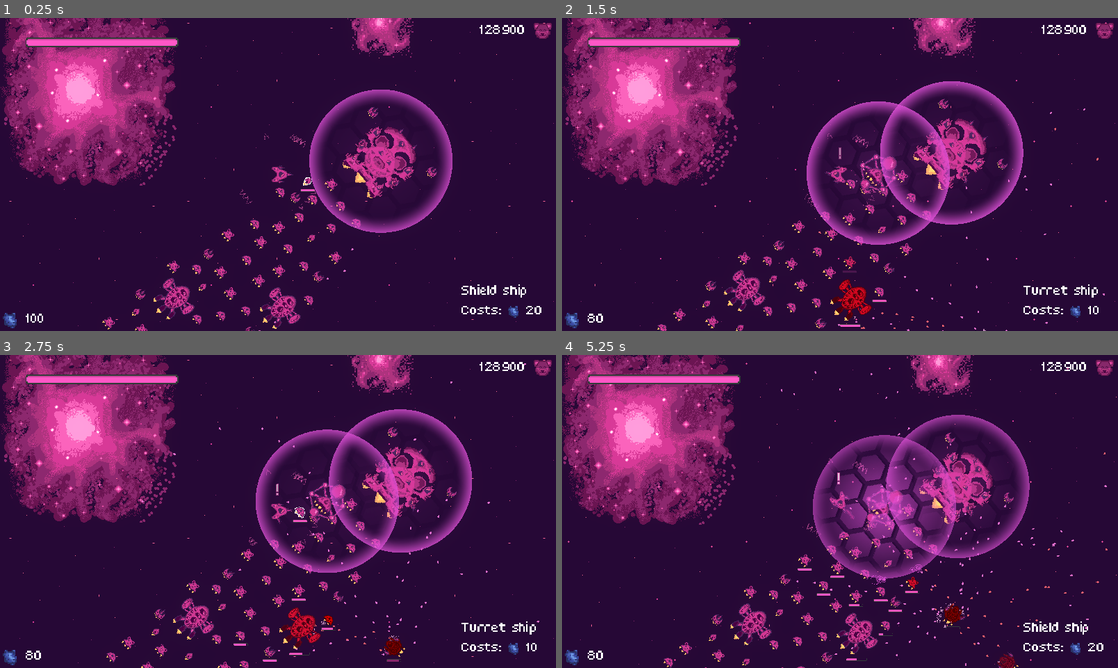
Above: before the commit, frames 1-4 (two rows, left to right).
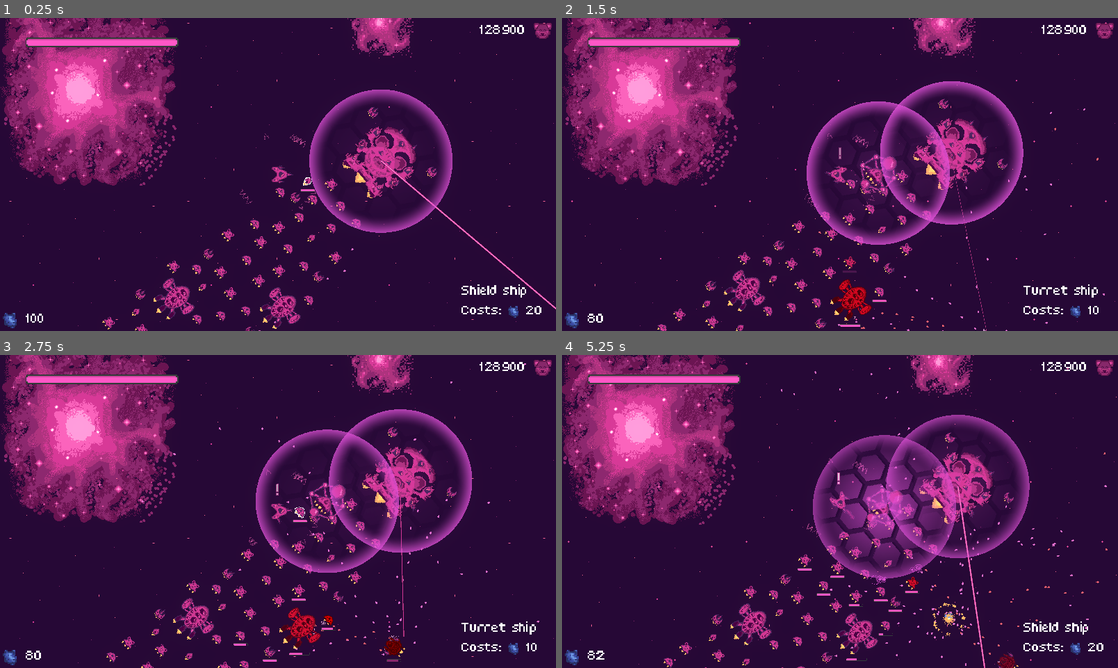
Above: after the commit, the same moments.

Repository: bear-minimum-studio/space-bear
Game: Godot game, scene res://Game.tscn
The game is run twice, just before and just after one commit, with the same random seed, the same clock (stepped at 60 frames per second) and the same inputs.
Inputs:
- Up to frame 1 (0.25 s): no input
- Up to frame 2 (1.5 s): tap Enter (upgrade) at 0.5 s; hold Right (turn_right) 0.53-1.28 s; hold X (cycle_selection) 0.53-1.28 s; hold Ctrl (brake) from 1.28 s (still down); tap Down (decelerate) at 1.35 s
- Up to frame 3 (2.75 s): release Ctrl (brake) at 2.03 s; hold Right (turn_right) from 2.03 s (still down); hold Space (fire) from 2.03 s (still down)
- Up to frame 4 (5.25 s): release Right (turn_right) at 2.78 s; release Space (fire) at 2.78 s; hold Up (accelerate) 2.78-3.53 s; tap C (follow_me) at 2.85 s; hold G (grappling_hook) 3.53-4.28 s; hold Left (turn_left) 3.53-5.03 s; tap X (cycle_selection) at 4.35 s; hold Ctrl (brake) from 5.03 s (still down); tap Down (decelerate) at 5.1 s

The runs differ from the first frame. In frame 1, 0.2% of the frame differs, in the area x 68-100%, y 45-94%; in frame 2, less than 0.1%; in frame 3, less than 0.1%; in frame 4, 0.6%, in the area x 6-81%, y 26-100%.

Commit message:
feat: Add auto laser turrer

Diff:
--- /dev/null
+++ b/AutoLaserTurret.gd
@@ -0,0 +1,18 @@
+@tool
+extends "res://npc/LaserTurret.gd"
+
+@export_range(0.0, 500.0, 10.0, "or_greater") var turret_range: float = 250.0 :
+	set(new_turret_range):
+		turret_range = new_turret_range
+		_update_range()
+
+@onready var collision_shape_2d = $CollisionShape2D
+
+func _ready():
+	_update_range()
+
+func _update_range():
+	if collision_shape_2d == null:
+		return
+
+	collision_shape_2d.shape.radius = turret_range
--- /dev/null
+++ b/npc/AutoLaserTurret.tscn
@@ -0,0 +1,18 @@
+[gd_scene load_steps=5 format=3 uid="uid://bh60yeou3xgj6"]
+
+[ext_resource type="PackedScene" uid="uid://cm3ncvh3kxqqm" path="res://npc/LaserTurret.tscn" id="1_yilav"]
+[ext_resource type="Script" path="res://AutoLaserTurret.gd" id="2_g4528"]
+[ext_resource type="PackedScene" uid="uid://gpyd1ijrs0dc" path="res://npc/AutoTurretBehavior.tscn" id="3_kqykd"]
+
+[sub_resource type="CircleShape2D" id="CircleShape2D_mh3tv"]
+radius = 250.0
+
+[node name="AutoLaserTurret" instance=ExtResource("1_yilav")]
+script = ExtResource("2_g4528")
+turret_range = 250.0
+
+[node name="CollisionShape2D" type="CollisionShape2D" parent="." index="0"]
+shape = SubResource("CircleShape2D_mh3tv")
+debug_color = Color(0, 0.6, 0.701961, 0.196078)
+
+[node name="AutoTurretBehavior" parent="." index="3" instance=ExtResource("3_kqykd")]
--- a/npc/AutoTurret.tscn
+++ b/npc/AutoTurret.tscn
@@ -13,5 +13,6 @@
 
 [node name="CollisionShape2D" type="CollisionShape2D" parent="." index="0"]
 shape = SubResource("CircleShape2D_7opnc")
+debug_color = Color(0.44687, 0.589995, 0.272933, 0.196078)
 
 [node name="AutoTurretBehavior" parent="." index="3" instance=ExtResource("3_ml1wp")]
--- a/npc/LaserTurret.tscn
+++ b/npc/LaserTurret.tscn
@@ -1,15 +1,8 @@
-[gd_scene load_steps=4 format=3 uid="uid://cm3ncvh3kxqqm"]
+[gd_scene load_steps=3 format=3 uid="uid://cm3ncvh3kxqqm"]
 
 [ext_resource type="PackedScene" uid="uid://q0w7bmvd5583" path="res://npc/AbstractTurret.tscn" id="1_clfbt"]
 [ext_resource type="Script" path="res://npc/LaserTurret.gd" id="2_bk67q"]
 
-[sub_resource type="CircleShape2D" id="CircleShape2D_yrtsj"]
-resource_local_to_scene = true
-radius = 250.0
-
 [node name="LaserTurret" instance=ExtResource("1_clfbt")]
 script = ExtResource("2_bk67q")
 laser_range = 300.0
-
-[node name="CollisionShape2D" parent="." index="0"]
-shape = SubResource("CircleShape2D_yrtsj")
--- a/npc/mother-ship/MotherShip.tscn
+++ b/npc/mother-ship/MotherShip.tscn
@@ -1,10 +1,11 @@
-[gd_scene load_steps=7 format=3 uid="uid://c1kn511h34n6d"]
+[gd_scene load_steps=8 format=3 uid="uid://c1kn511h34n6d"]
 
 [ext_resource type="PackedScene" uid="uid://etyatu5407jp" path="res://npc/civilians/AbstractCivilianShip.tscn" id="1_0bdkf"]
 [ext_resource type="Texture2D" uid="uid://btbb3mr4sxjg4" path="res://npc/mother-ship/mothership_flammes.png" id="2_mye72"]
 [ext_resource type="Texture2D" uid="uid://cwbr4f3kr4ird" path="res://npc/mother-ship/mothership.png" id="3_kencp"]
 [ext_resource type="PackedScene" uid="uid://djo7oaxj6obr3" path="res://shield/Shield.tscn" id="5_7a3ox"]
 [ext_resource type="PackedScene" uid="uid://bxv62xakcfd44" path="res://npc/AutoTurret.tscn" id="5_vqqiw"]
+[ext_resource type="PackedScene" uid="uid://bh60yeou3xgj6" path="res://npc/AutoLaserTurret.tscn" id="6_c82vx"]
 
 [sub_resource type="CapsuleShape2D" id="CapsuleShape2D_tks0q"]
 radius = 71.0
@@ -72,3 +73,8 @@
 bullet_speed = 700.0
 turret_allegiance = 1
 rotation_speed = 10.0
+
+[node name="AutoLaserTurret" parent="Turrets" index="4" instance=ExtResource("6_c82vx")]
+turret_range = 1000.0
+laser_range = 1000.0
+turret_allegiance = 1
